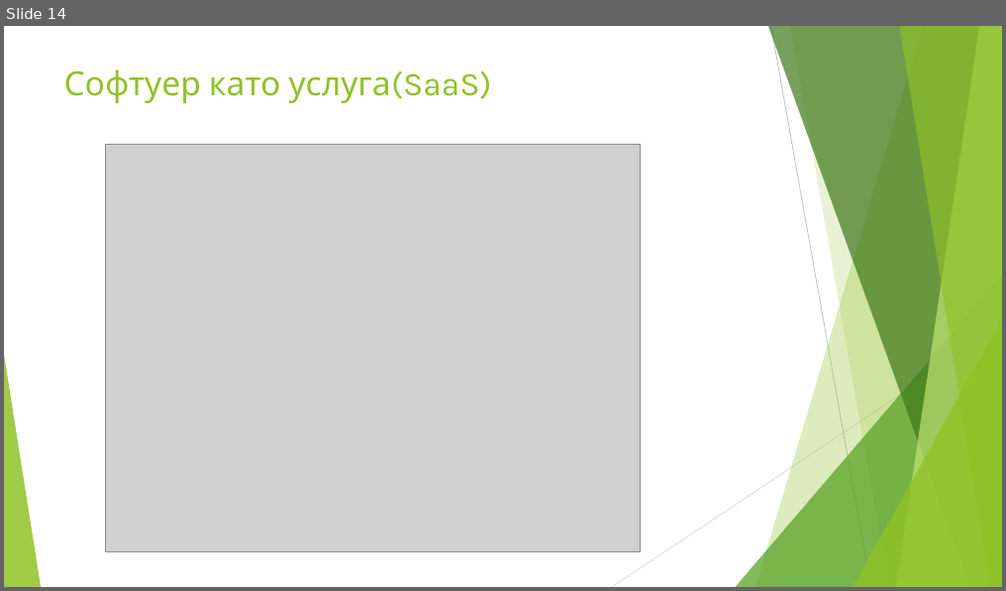
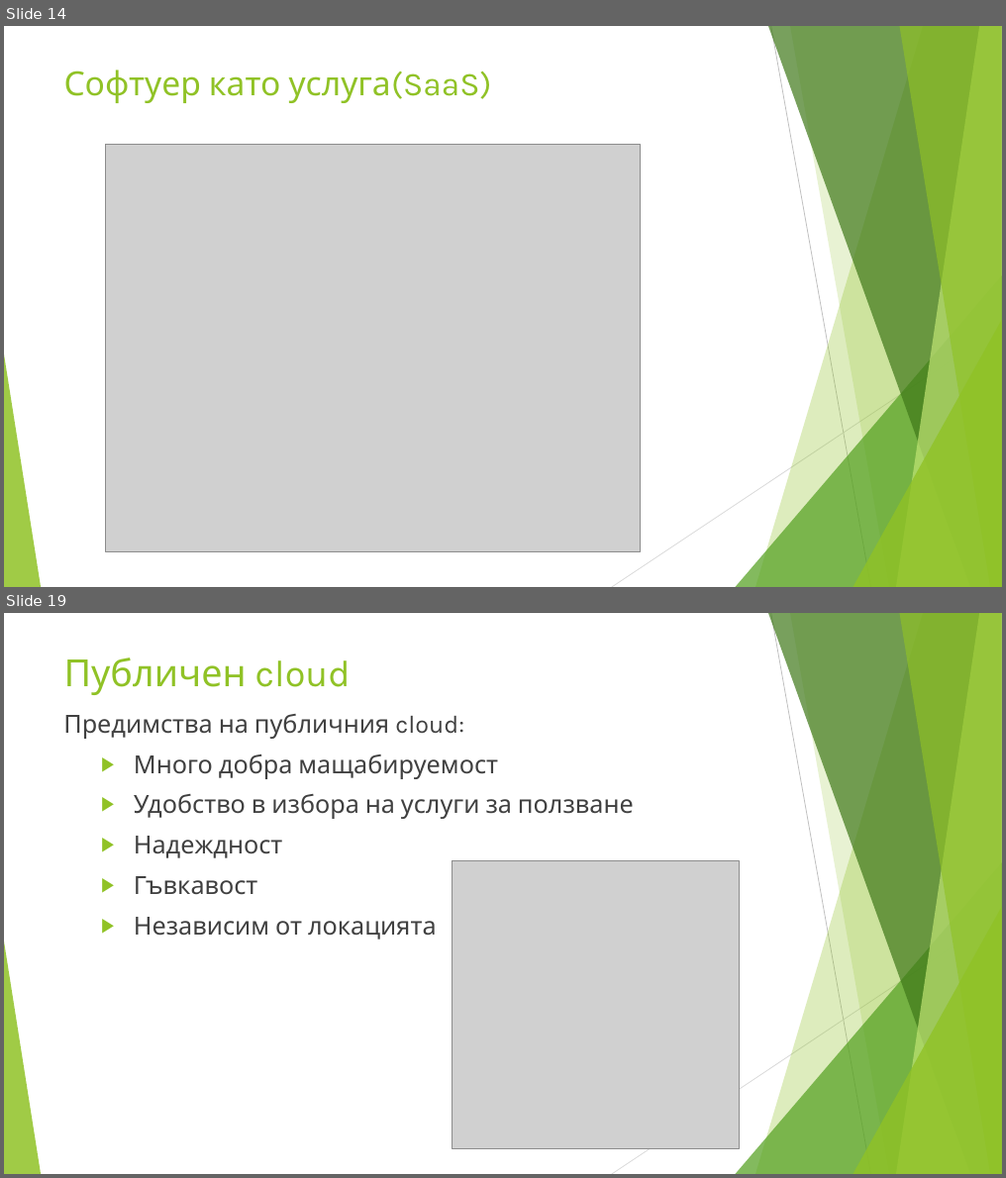
Before and after one commit to enchobelezirev/CloudComputing, a slide deck: CLOUD COMPUTING.pptx. Shown one above the other, each under a label of ours: slide 14 before the commit, slides 14 and 19 after it; the slides between them are not shown. The pictures are 1006x591 and 1006x1178 pixels, drawn with LibreOffice and Linux fonts; fonts in the diff are those of the drawing; grey boxes stand for pictures. Boxes give left, top, right and bottom in pixels: in the first picture for what was removed or moved away, otherwise in the second. Text is boxed around its words. In the diff, an @@ line names an element or a change of style, - is before the commit and + after.

```diff
--- a/CLOUD COMPUTING.pptx
+++ b/CLOUD COMPUTING.pptx
@@ slide 19 added at (x1=4, y1=613, x2=1002, y2=1174), background #FFFFFF; not listed: 10 template elements that a slide beside it also shows @@
@@ text added at (x1=64, y1=658, x2=350, y2=695), 36 pt, text #90C226 @@
+Публичен cloud
@@ text added at (x1=63, y1=714, x2=634, y2=940), 24 pt, text #404040 @@
+Предимства на публичния cloud:
+  ▶ Много добра мащабируемост
+  ▶ Удобство в избора на услуги за ползване
+  ▶ Надеждност
+  ▶ Гъвкавост
+  ▶ Независим от локацията
@@ picture added at (x1=451, y1=861, x2=740, y2=1149) @@
```
Also in this commit, not shown: 7 other slides added, 1 other file.
